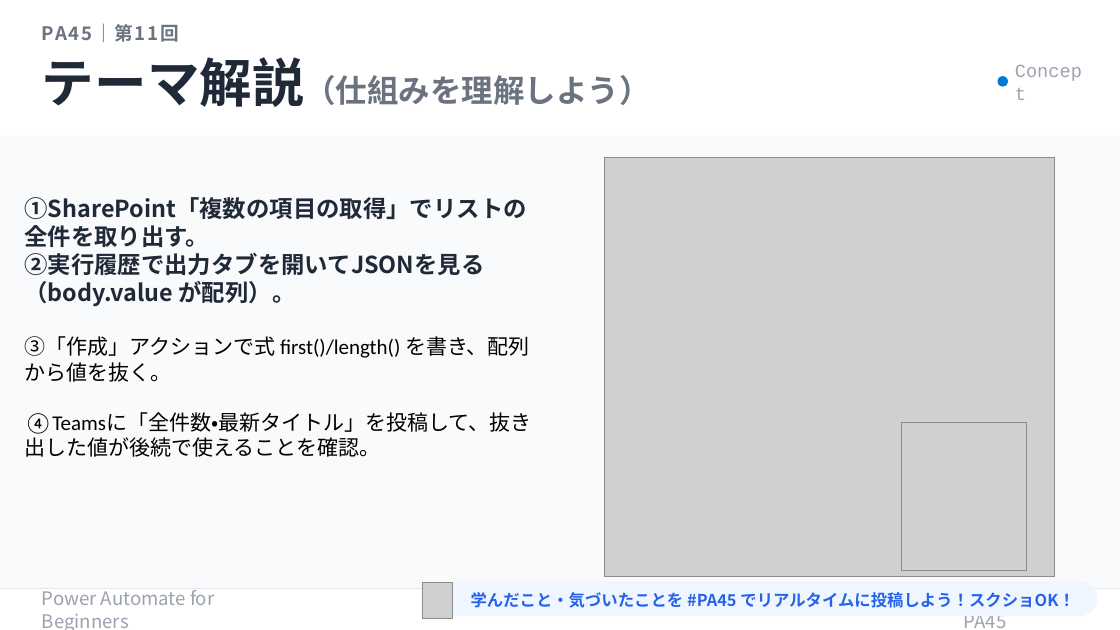
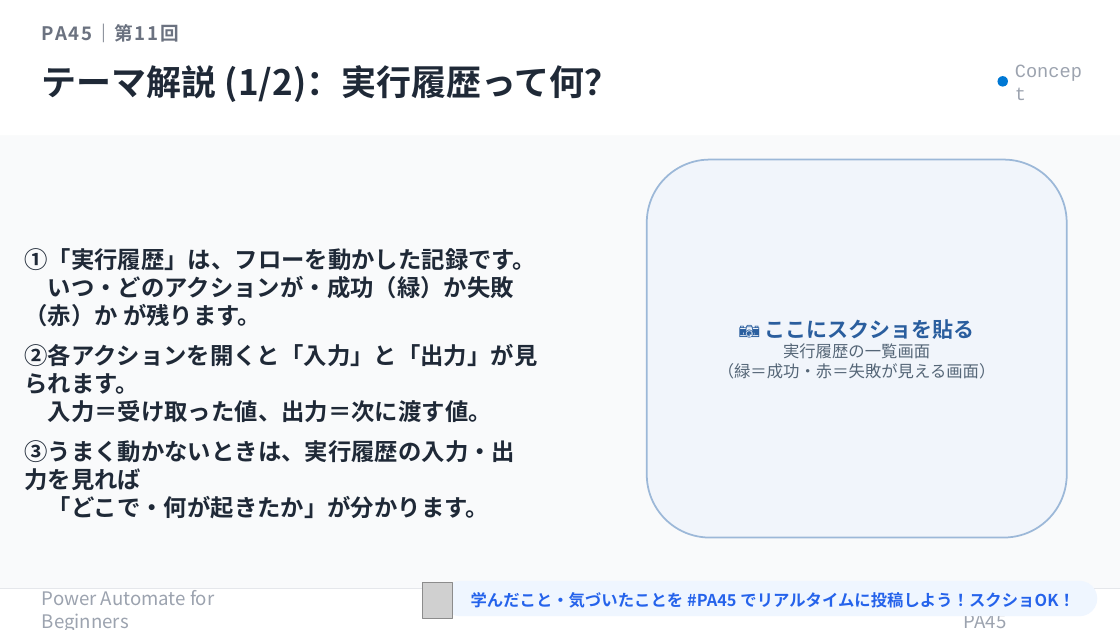
Before and after one commit to Haru-PowerPlatform/pa45, a slide deck: slide 8 of assets/pa45/P011_PA45_RunHistory_20260521.pptx. Drawn at 1120x630 pixels with LibreOffice and Linux fonts; fonts in the diff are those of the drawing; grey boxes stand for pictures. Boxes give left, top, right and bottom in pixels: in the first picture for what was removed or moved away, otherwise in the second. Text is boxed around its words. In the diff, an @@ line names an element or a change of style, - is before the commit and + after.

```diff
--- a/assets/pa45/P011_PA45_RunHistory_20260521.pptx
+++ b/assets/pa45/P011_PA45_RunHistory_20260521.pptx
@@ text at <box>42,65,620,102</box>: text changed; size 27 to 30 pt; text colour #6B7280 to #1F2937 @@
-テーマ解説（仕組みを理解しよう）
+テーマ解説 (1/2)：実行履歴って何？
@@ picture removed at <box>604,157,1054,577</box> @@
@@ rounded rectangle added at <box>647,160,1067,538</box>, fill #F1F5FB, outline #9CB8D8 1.5 pt, 14 pt, text #556677 @@
+📷 ここにスクショを貼る
+実行履歴の一覧画面
+（緑＝成功・赤＝失敗が見える画面）
@@ text at <box>24,248,537,518</box>: text changed; size 18 to 20 pt; font Calibri to Noto Sans CJK JP; text colour #000000 to #1F2937; bold on @@
-①SharePoint「複数の項目の取得」でリストの全件を取り出す。
-②実行履歴で出力タブを開いてJSONを見る（body.value が配列）。
-③「作成」アクションで式 first()/length() を書き、配列から値を抜く。
-④Teamsに「全件数・最新タイトル」を投稿して、抜き出した値が後続で使えることを確認。
+①「実行履歴」は、フローを動かした記録です。
+いつ・どのアクションが・成功（緑）か失敗（赤）か が残ります。
+②各アクションを開くと「入力」と「出力」が見られます。
+入力＝受け取った値、出力＝次に渡す値。
+③うまく動かないときは、実行履歴の入力・出力を見れば
+「どこで・何が起きたか」が分かります。
@@ picture removed at <box>902,423,1027,571</box> @@
```
Also in this commit, not shown: 15 other slides changed, 1 other file.
